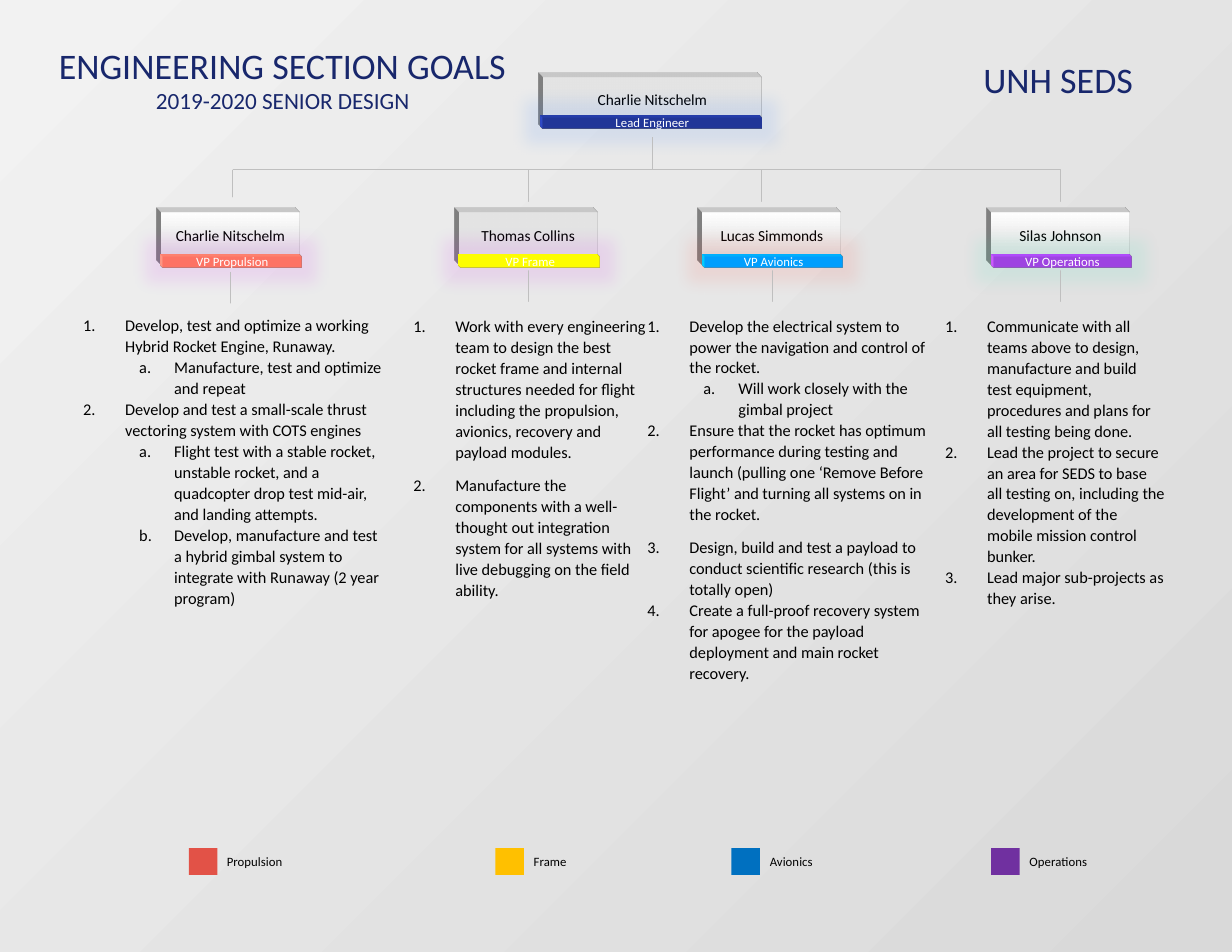
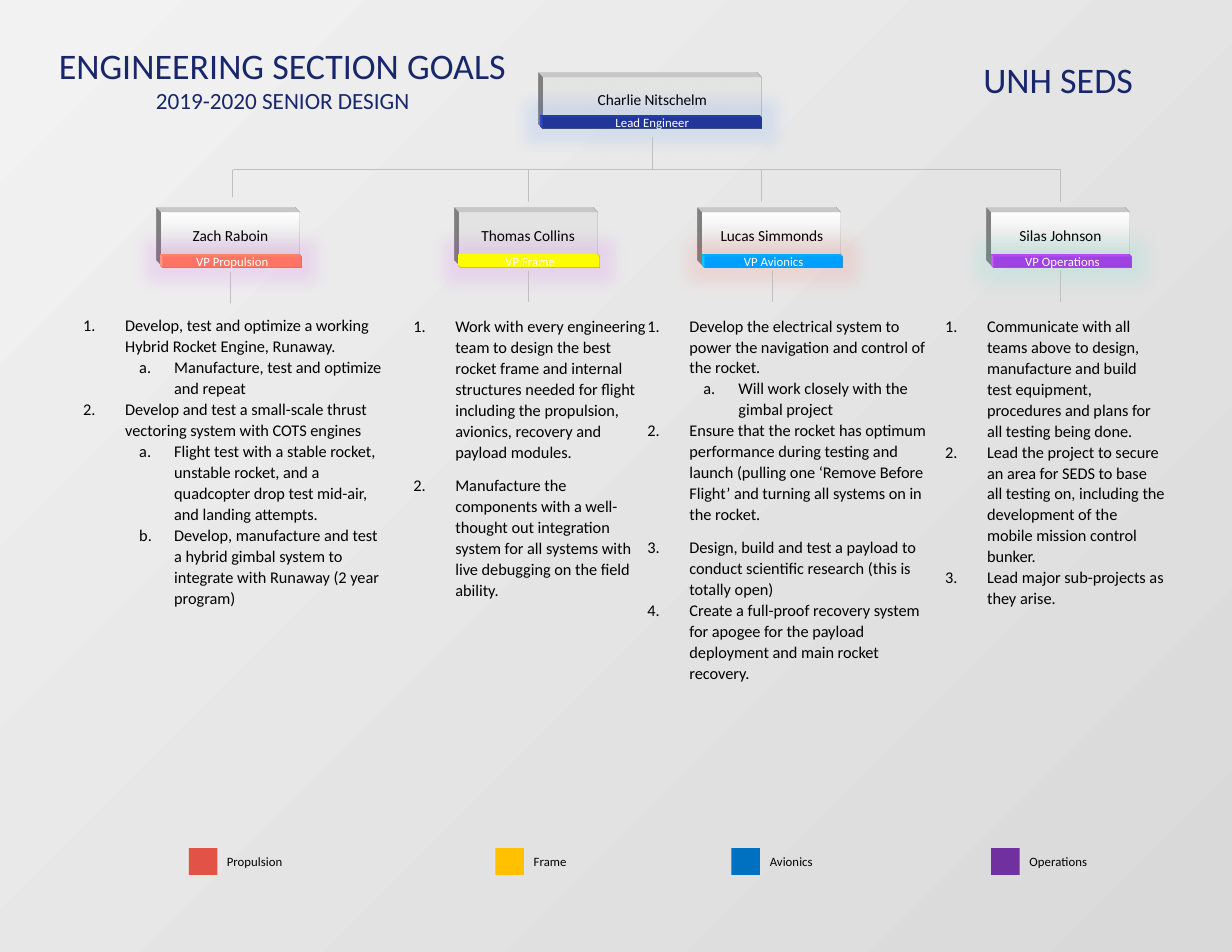
Before and after one commit to Maeswoon/UNHSEDS, a slide deck: slide 2 of Business/Organization/Official Documents/UNH SEDS/Internal Leadership Documents/Engineering Leadership/2019-2020/Engineering Leadership.pptx. Drawn at 1232x952 pixels with LibreOffice and Linux fonts; fonts in the diff are those of the drawing; background and template pictures are left out. Boxes give left, top, right and bottom in pixels: in the first picture for what was removed or moved away, otherwise in the second. Text is boxed around its words. In the diff, an @@ line names an element or a change of style, - is before the commit and + after.

```diff
--- a/Business/Organization/Official Documents/UNH SEDS/Internal Leadership Documents/Engineering Leadership/2019-2020/Engineering Leadership.pptx
+++ b/Business/Organization/Official Documents/UNH SEDS/Internal Leadership Documents/Engineering Leadership/2019-2020/Engineering Leadership.pptx
@@ text in rectangle at (x1=193, y1=230, x2=268, y2=241): text changed @@
-Charlie Nitschelm
+Zach Raboin
```
Also in this commit, not shown: 1 other slide changed, 7 other files.
